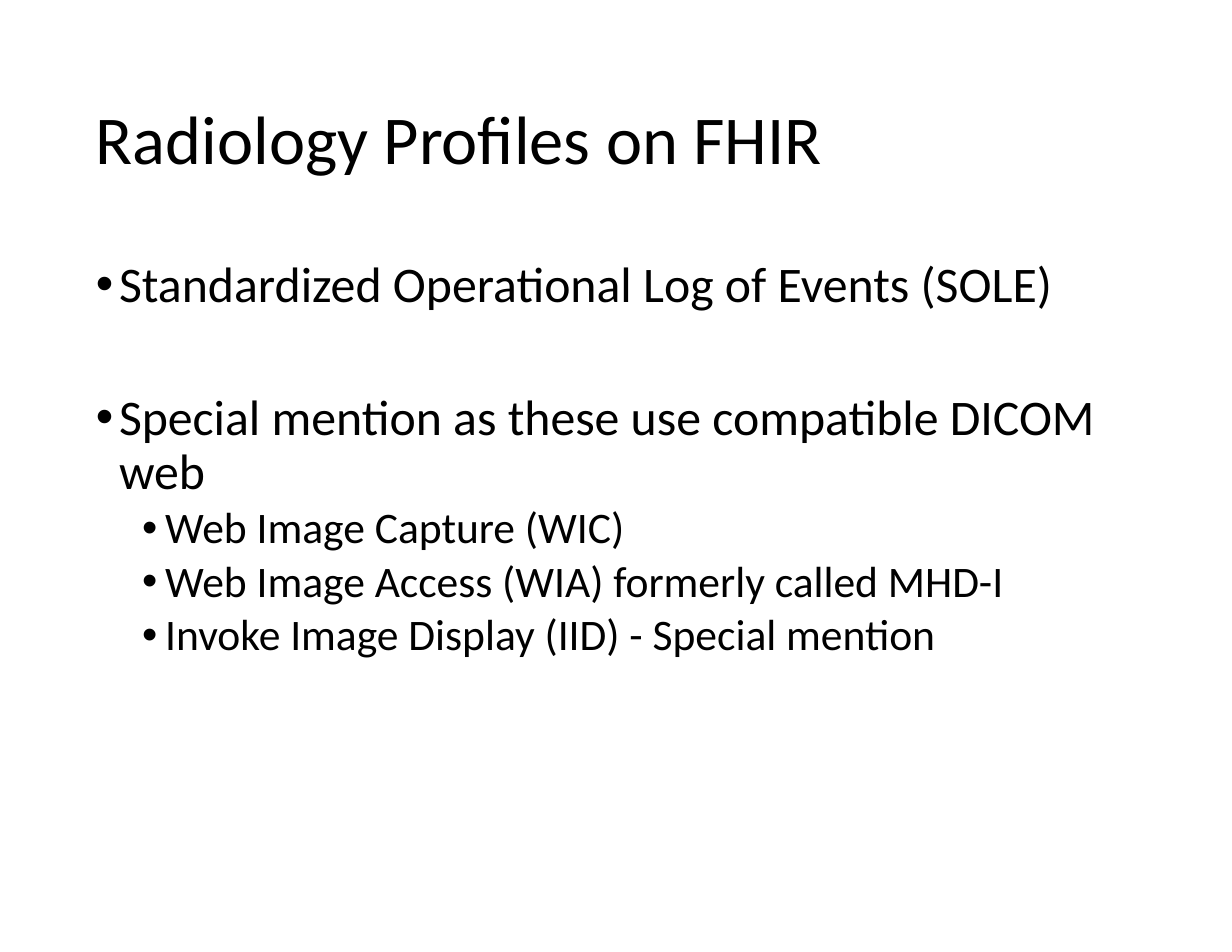
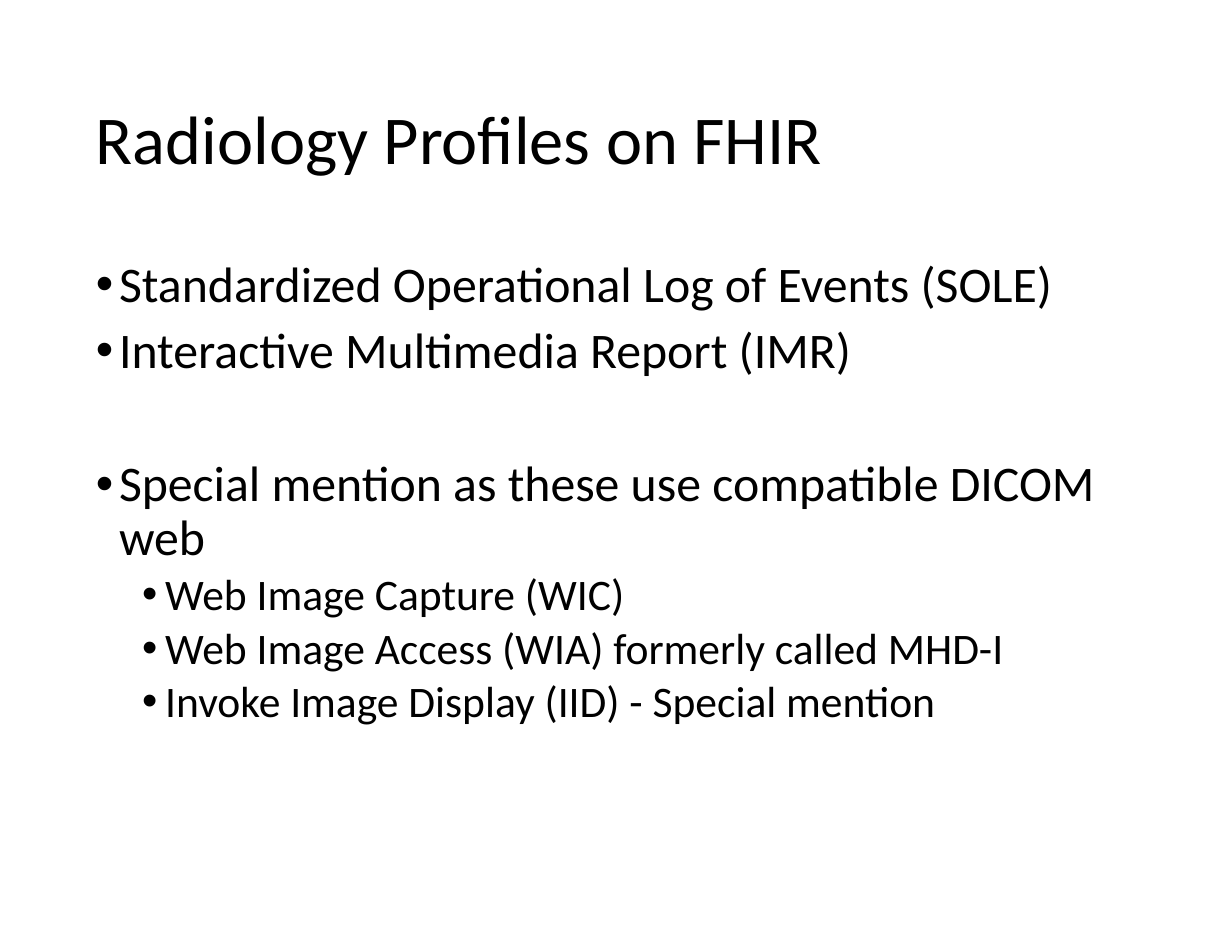
Before and after one commit to IHE/IT-Infrastructure, a slide deck: slide 15 of Presentations/IHE-FHIR-Brief.pptx (slide 13 before the commit). Drawn at 1232x952 pixels with LibreOffice and Linux fonts; fonts in the diff are those of the drawing. Boxes give left, top, right and bottom in pixels: in the first picture for what was removed or moved away, otherwise in the second. Text is boxed around its words. In the diff, an @@ line names an element or a change of style, - is before the commit and + after.

Commit message:
update IHE FHIR Brief

```diff
--- a/Presentations/IHE-FHIR-Brief.pptx
+++ b/Presentations/IHE-FHIR-Brief.pptx
@@ text at [119,331,851,376]: paragraph added @@
+• Interactive Multimedia Report (IMR)
```
Also in this commit, not shown: 8 other slides changed, 2 slides added.
